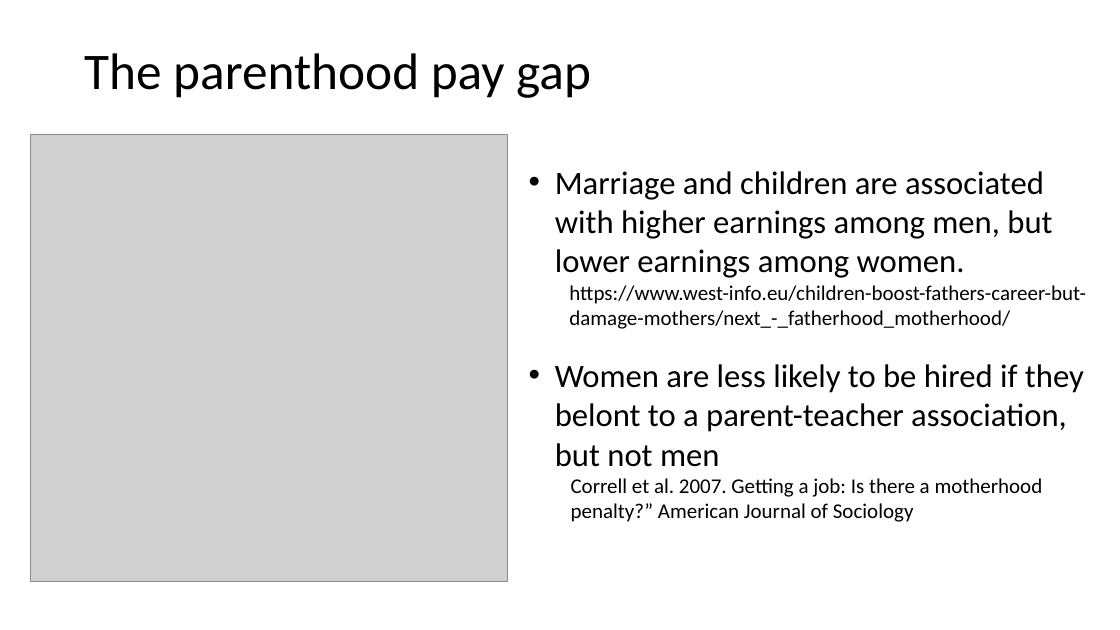
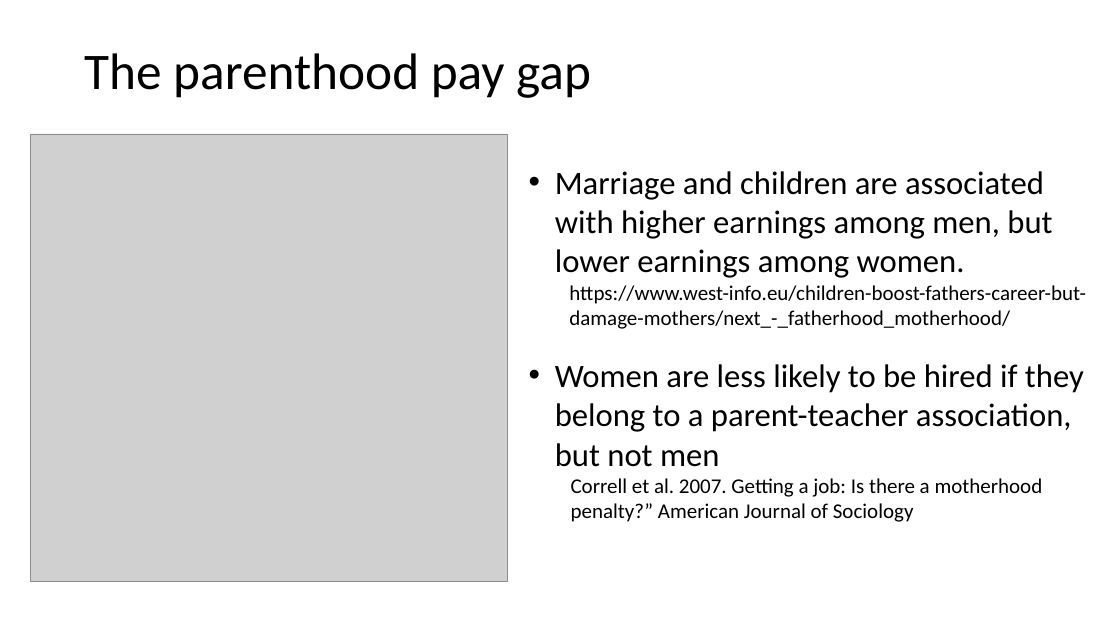
Before and after one commit to JoeyBernhardt/GRC-power-hour, a slide deck: slide 19 of presentations/2018PowerHour_Presentation.pptx. Drawn at 1120x630 pixels with LibreOffice and Linux fonts; fonts in the diff are those of the drawing; grey boxes stand for pictures. Boxes give left, top, right and bottom in pixels: in the first picture for what was removed or moved away, otherwise in the second. Text is boxed around its words. In the diff, an @@ line names an element or a change of style, - is before the commit and + after.

```diff
--- a/presentations/2018PowerHour_Presentation.pptx
+++ b/presentations/2018PowerHour_Presentation.pptx
@@ text at [555,364,1084,467]: text changed @@
-• Women are less likely to be hired if they belont to a parent-teacher association, but not men
+• Women are less likely to be hired if they belong to a parent-teacher association, but not men
```
Also in this commit, not shown: 1 other slide changed, 1 slide added, 1 slide removed, 3 other files.
